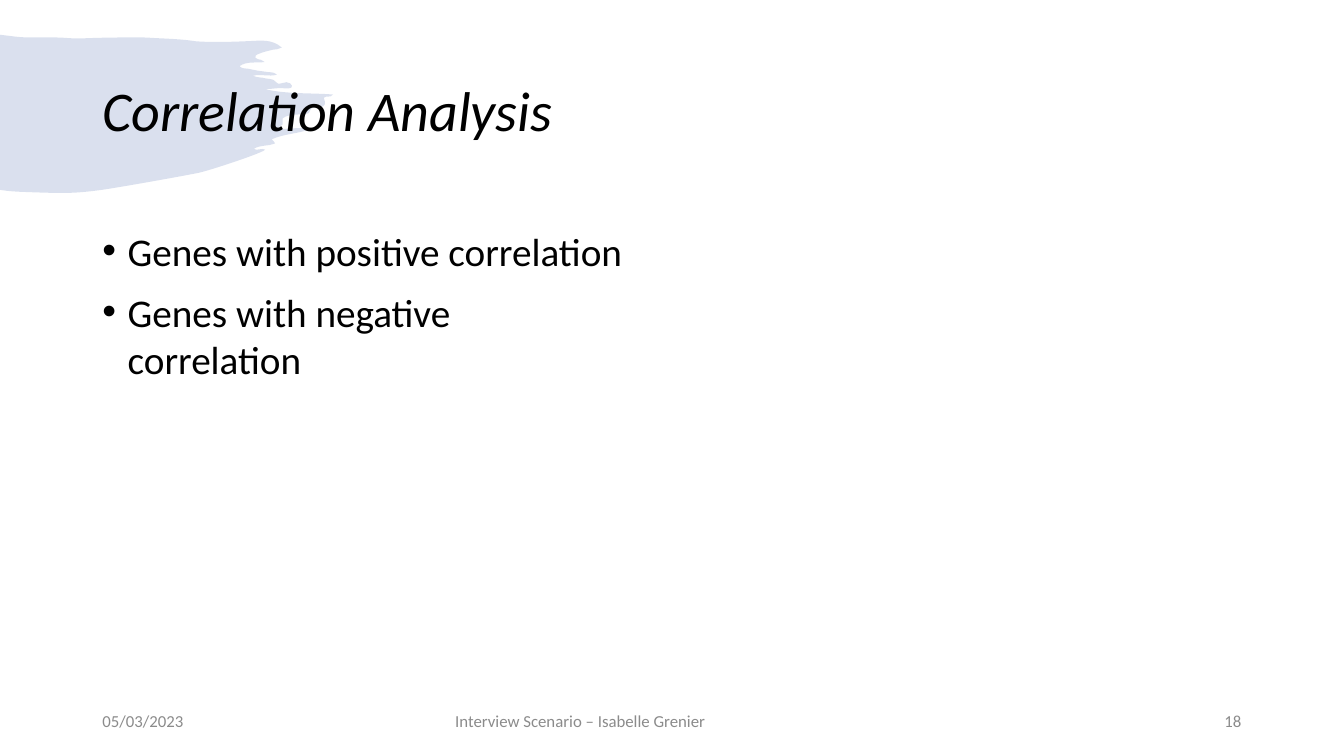
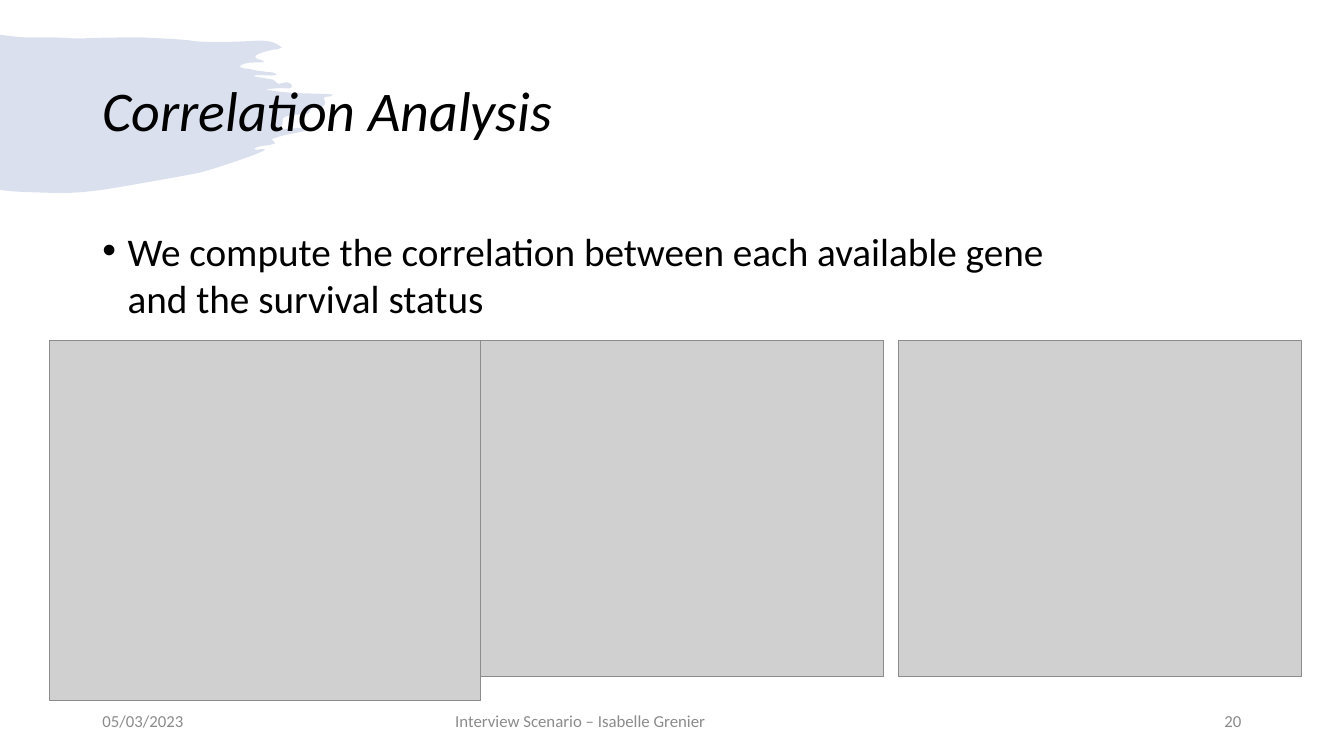
Before and after one commit to igrenier/TCGA_BRCA, a slide deck: slide 20 of presentation_05032023.pptx (slide 18 before the commit). Drawn at 1344x756 pixels with LibreOffice and Linux fonts; fonts in the diff are those of the drawing; grey boxes stand for pictures. Boxes give left, top, right and bottom in pixels: in the first picture for what was removed or moved away, otherwise in the second. Text is boxed around its words. In the diff, an @@ line names an element or a change of style, - is before the commit and + after.

```diff
--- a/presentation_05032023.pptx
+++ b/presentation_05032023.pptx
@@ text at <box>128,238,1044,314</box>: text changed @@
-• Genes with positive correlation
-• Genes with negative correlation
+• We compute the correlation between each available gene and the survival status
@@ picture added at <box>49,341,481,701</box> @@
@@ picture added at <box>481,341,884,677</box> @@
@@ picture added at <box>899,341,1303,677</box> @@
@@ page number at <box>1224,716,1241,727</box>: text changed @@
-18
+20
```
Also in this commit, not shown: 4 other slides changed, 3 slides added, 1 slide removed.
